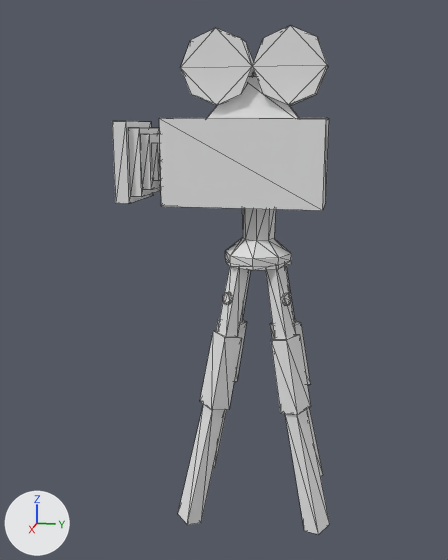
What one commit did to the glTF model assets/film_camera/SM_FilmCamera.glb.
The view is the same before and after, from a camera (50 mm lens) standing at (2.232, 0.318, 1.46) and looking at (-0.005, -0.13, 0.901). The axes (+X, +Y, +Z) are drawn at lower left. The lights are the same throughout. Mesh edges are drawn as thin lines. Vertices at the same position are counted once.

The first picture shows 'SM_FilmCamera'.
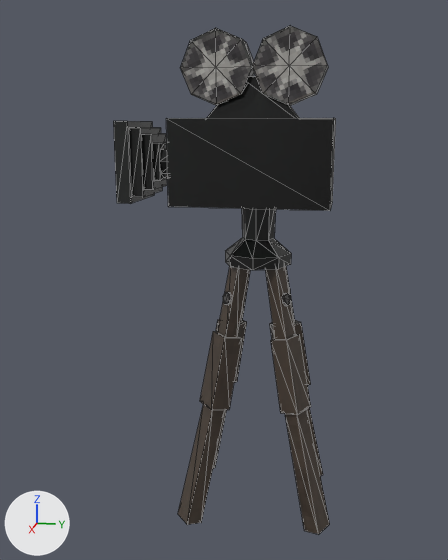
Where the newer file only moved an object's origin or applied its transform, the numbers keep the older frame.

The change, as a list of edits to the scene's bpy script:
```text
Add img_bc_filmcamera_10am:
    img_bc_filmcamera_10am = load_image('bc_Filmcamera 10am', '_unpacked/bc_Filmcamera_10am', 128, 128, 'sRGB')
Change mat_m_filmcamera:
    remove mat_m_filmcamera.base_color = (0.8, 0.8, 0.8)  # white #e7e7e7
    add mat_m_filmcamera.texture = img_bc_filmcamera_10am
    mat_m_filmcamera.roughness: 0.5 -> 0.0
Change me_cube_007:
    used by ob_sm_filmcamera; location = (-0.006, -0.067, 0.98)
    remove me_cube_007.from_pydata(...)  # 296 vertices, 484 faces; spans x -0.26..0.25, y -0.43..0.37, z -0.99..0.81
    add me_cube_007.from_pydata(...)  # 294 vertices, 480 faces; spans x -0.26..0.25, y -0.42..0.37, z -0.99..0.81
    me_cube_007 part 1: the loose piece of 8 vertices spanning x -0.12..0.13, y -0.26..0.3, z 0.21..0.51 is moved by (0.0, 0.02, 0.0)
    me_cube_007 part 2: a new loose piece, a box spanning x -0.114..0.125, y -0.374..-0.332, z 0.24..0.479, in mat_m_filmcamera (picture img_bc_filmcamera_10am)
    me_cube_007 part 3: a new loose piece, a box spanning x -0.135..0.147, y -0.421..-0.372, z 0.219..0.501, in mat_m_filmcamera (picture img_bc_filmcamera_10am)
    me_cube_007 part 4: the loose piece of 8 vertices spanning x -0.11..0.13, y -0.38..-0.34, z 0.24..0.48 is deleted
    me_cube_007 part 5: the loose piece of 8 vertices spanning x -0.14..0.15, y -0.43..-0.38, z 0.22..0.5 is deleted
    me_cube_007 part 6
    8 vertices are removed from x -0.12..0.12, y -0.06..0.19, z 0.0
    62 faces are deleted
    5 new vertices lie (0.0, -0.13, 0.0) away from vertices in x -0.04..0.05, y 0.05..0.3, z -0.01..0.68
    56 new faces join them
    me_cube_007 part 7: 380 kept faces spanning x -0.26..0.25, y -0.34..0.37, z -0.99..0.81 get new texture (UV) coordinates
```

Boxes (x1, y1, x2, y2) around the edits, measured in the pictures (448 x 560 px; the box of a moved part takes in the faces that stretch with it):
'SM_FilmCamera', surface changed, reshaped (grey to black): before (112, 26, 330, 534); after (113, 26, 336, 534)
part 1 of me_cube_007, moved or reshaped: before (159, 118, 329, 210); after (166, 118, 336, 211)
part 2 of me_cube_007, added (black): after (129, 128, 162, 197)
part 3 of me_cube_007, added (black): after (113, 121, 154, 204)
part 4 of me_cube_007, deleted: before (128, 128, 161, 197)
part 5 of me_cube_007, deleted: before (112, 121, 153, 203)
part 6 of me_cube_007, moved or reshaped: (180, 26, 327, 270) in both
part 7 of me_cube_007, surface changed: (143, 39, 330, 534) in both
